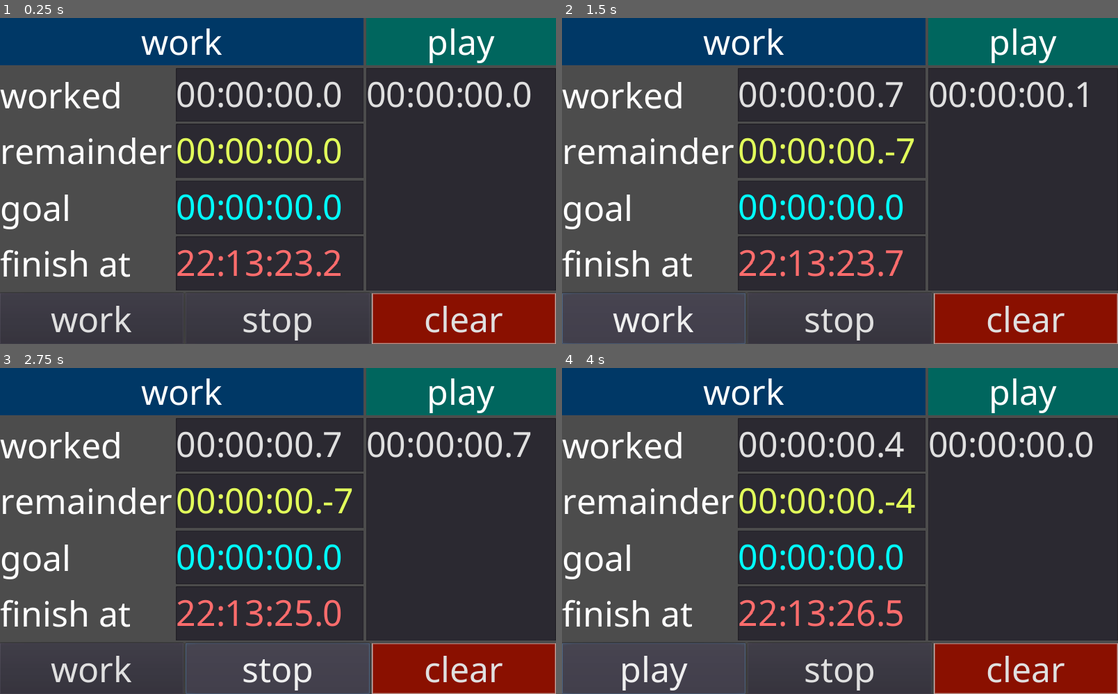
Above: before the commit, frames 1-4 (two rows, left to right).
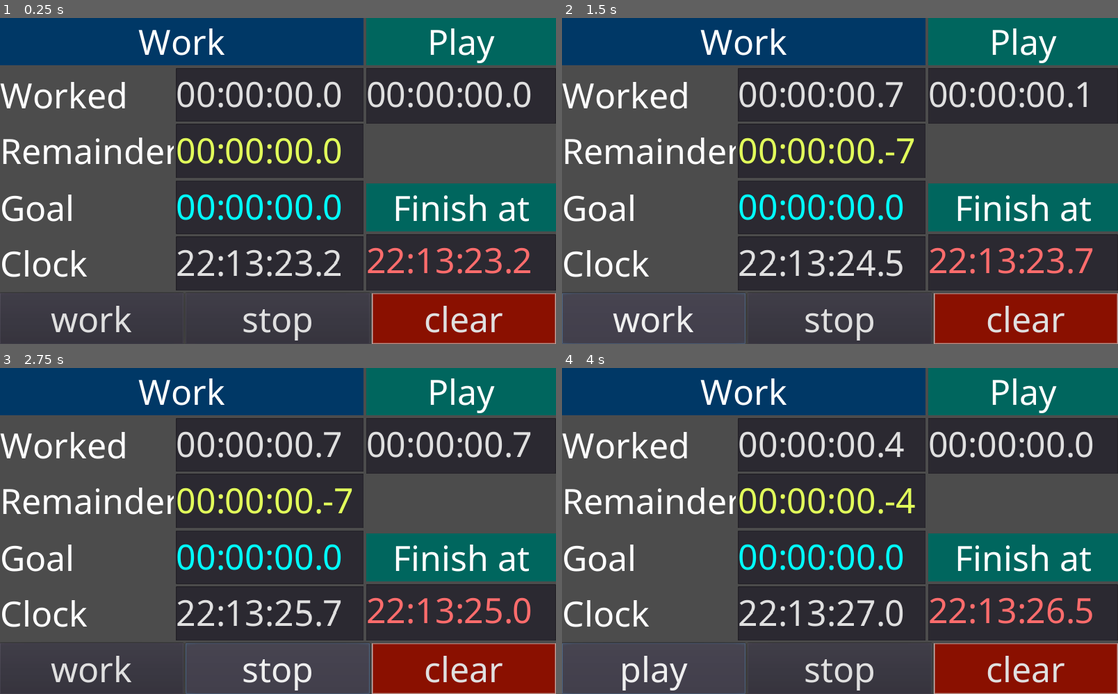
Above: after the commit, the same moments.

Repository: Streq/workplaytimer
Game: Godot game, scene res://main.tscn
The game is run twice, just before and just after one commit, with the same random seed, the same clock (stepped at 60 frames per second) and the same inputs.
Inputs:
- Up to frame 1 (0.25 s): no input
- Up to frame 2 (1.5 s): click "work" at 0.5 s; click "play" at 1.25 s
- Up to frame 3 (2.75 s): click "stop" at 2 s
- Up to frame 4 (4 s): click "clear" at 2.75 s; click "work" at 3.5 s

The runs differ from the first frame. In frame 1, 17% of the frame differs, in the area x 0-100%, y 3-80%; in frame 2, 17%; in frame 3, 17%; in frame 4, 17%.

Commit message:
NOW clock added

Diff:
--- a/expected_finish.gd
+++ b/expected_finish.gd
@@ -6,6 +6,8 @@
 onready var timer = get_node(timer_path)
 export var goal_path : NodePath
 onready var goal = get_node(goal_path)
+export var now_path : NodePath
+onready var now = get_node(now_path)
 
 
 func _process(delta: float) -> void:
@@ -15,10 +17,6 @@
 	timer.connect("started",self,"set_process",[false])
 	timer.connect("stopped",self,"set_process",[true])
 	goal.connect("updated",self,"update_time")
+
 func update_time():
-	var msecs_now = Global.from_text(Time.get_time_string_from_system())
-	#for subsecond precision, sucks I know
-	var seconds = Time.get_unix_time_from_system()
-	msecs_now += int(seconds*1000.0)%1000
-	var msecs_remaining = msecs_now + remainder.msec
-	text = Global.to_text_wrap_hours(msecs_remaining)
+	text = Global.to_text_wrap_hours(now.msec + remainder.msec)
--- a/main.tscn
+++ b/main.tscn
@@ -6,6 +6,7 @@
 [ext_resource path="res://assets/fonts/NotoSans-Regular.ttf" type="DynamicFontData" id=4]
 [ext_resource path="res://work_goal.gd" type="Script" id=5]
 [ext_resource path="res://expected_finish.gd" type="Script" id=6]
+[ext_resource path="res://now.gd" type="Script" id=7]
 
 [sub_resource type="DynamicFont" id=5]
 font_data = ExtResource( 4 )
@@ -76,8 +77,9 @@
 margin_right = 670.0
 margin_bottom = 88.0
 custom_styles/normal = SubResource( 3 )
-text = "work"
+text = "Work"
 align = 1
+clip_text = true
 
 [node name="HBoxContainer" type="HBoxContainer" parent="VBoxContainer/HBoxContainer/VBoxContainer"]
 margin_top = 92.0
@@ -91,7 +93,8 @@
 margin_right = 320.0
 margin_bottom = 93.0
 rect_min_size = Vector2( 320, 0 )
-text = "worked"
+text = "Worked"
+clip_text = true
 
 [node name="work_timer" parent="VBoxContainer/HBoxContainer/VBoxContainer/HBoxContainer" instance=ExtResource( 3 )]
 unique_name_in_owner = true
@@ -116,7 +119,8 @@
 margin_right = 320.0
 margin_bottom = 94.0
 rect_min_size = Vector2( 320, 0 )
-text = "remainder"
+text = "Remainder"
+clip_text = true
 
 [node name="work_remainder" type="TextEdit" parent="VBoxContainer/HBoxContainer/VBoxContainer/HBoxContainer2"]
 unique_name_in_owner = true
@@ -144,7 +148,8 @@
 margin_right = 320.0
 margin_bottom = 93.0
 rect_min_size = Vector2( 320, 0 )
-text = "goal"
+text = "Goal"
+clip_text = true
 
 [node name="work_goal" type="TextEdit" parent="VBoxContainer/HBoxContainer/VBoxContainer/HBoxContainer3"]
 unique_name_in_owner = true
@@ -171,13 +176,67 @@
 margin_right = 320.0
 margin_bottom = 94.0
 rect_min_size = Vector2( 320, 0 )
-text = "finish at"
-
-[node name="expected_finish" type="TextEdit" parent="VBoxContainer/HBoxContainer/VBoxContainer/HBoxContainer4"]
+text = "Clock"
+clip_text = true
+
+[node name="now" type="TextEdit" parent="VBoxContainer/HBoxContainer/VBoxContainer/HBoxContainer4"]
 unique_name_in_owner = true
 margin_left = 324.0
 margin_right = 670.0
 margin_bottom = 100.0
+hint_tooltip = "Current time"
+size_flags_horizontal = 3
+size_flags_vertical = 3
+text = "00:00:00"
+script = ExtResource( 7 )
+
+[node name="VBoxContainer2" type="VBoxContainer" parent="VBoxContainer/HBoxContainer"]
+margin_left = 674.0
+margin_right = 1024.0
+margin_bottom = 502.0
+rect_min_size = Vector2( 350, 0 )
+size_flags_vertical = 3
+alignment = 1
+
+[node name="Label" type="Label" parent="VBoxContainer/HBoxContainer/VBoxContainer2"]
+margin_right = 350.0
+margin_bottom = 88.0
+custom_styles/normal = SubResource( 4 )
+text = "Play"
+align = 1
+clip_text = true
+
+[node name="play_timer" parent="VBoxContainer/HBoxContainer/VBoxContainer2" instance=ExtResource( 3 )]
+unique_name_in_owner = true
+margin_top = 92.0
+margin_right = 350.0
+margin_bottom = 195.0
+hint_tooltip = "This is the time you've spent NOT working"
+size_flags_horizontal = 3
+size_flags_vertical = 3
+
+[node name="play_timer2" type="Control" parent="VBoxContainer/HBoxContainer/VBoxContainer2"]
+margin_top = 199.0
+margin_right = 350.0
+margin_bottom = 302.0
+hint_tooltip = "This is the time you've spent NOT working"
+size_flags_horizontal = 3
+size_flags_vertical = 3
+
+[node name="Label2" type="Label" parent="VBoxContainer/HBoxContainer/VBoxContainer2"]
+margin_top = 306.0
+margin_right = 350.0
+margin_bottom = 394.0
+custom_styles/normal = SubResource( 4 )
+text = "Finish at"
+align = 1
+clip_text = true
+
+[node name="expected_finish" type="TextEdit" parent="VBoxContainer/HBoxContainer/VBoxContainer2"]
+unique_name_in_owner = true
+margin_top = 398.0
+margin_right = 350.0
+margin_bottom = 502.0
 hint_tooltip = "This is the time you are expected to finish at,
 provided you don't take any breaks"
 size_flags_horizontal = 3
@@ -185,33 +244,10 @@
 custom_colors/font_color = Color( 1, 0.427451, 0.427451, 1 )
 text = "00:00:00"
 script = ExtResource( 6 )
-remainder_path = NodePath("../../HBoxContainer2/work_remainder")
-timer_path = NodePath("../../HBoxContainer/work_timer")
-goal_path = NodePath("../../HBoxContainer3/work_goal")
-
-[node name="VBoxContainer2" type="VBoxContainer" parent="VBoxContainer/HBoxContainer"]
-margin_left = 674.0
-margin_right = 1024.0
-margin_bottom = 502.0
-rect_min_size = Vector2( 350, 0 )
-size_flags_vertical = 3
-alignment = 1
-
-[node name="Label" type="Label" parent="VBoxContainer/HBoxContainer/VBoxContainer2"]
-margin_right = 350.0
-margin_bottom = 88.0
-custom_styles/normal = SubResource( 4 )
-text = "play"
-align = 1
-
-[node name="play_timer" parent="VBoxContainer/HBoxContainer/VBoxContainer2" instance=ExtResource( 3 )]
-unique_name_in_owner = true
-margin_top = 92.0
-margin_right = 350.0
-margin_bottom = 502.0
-hint_tooltip = "This is the time you've spent NOT working"
-size_flags_horizontal = 3
-size_flags_vertical = 3
+remainder_path = NodePath("../../VBoxContainer/HBoxContainer2/work_remainder")
+timer_path = NodePath("../../VBoxContainer/HBoxContainer/work_timer")
+goal_path = NodePath("../../VBoxContainer/HBoxContainer3/work_goal")
+now_path = NodePath("../../VBoxContainer/HBoxContainer4/now")
 
 [node name="HBoxContainer2" type="HBoxContainer" parent="VBoxContainer"]
 margin_top = 506.0
--- /dev/null
+++ b/now.gd
@@ -0,0 +1,14 @@
+extends TextEdit
+signal updated()
+
+var msec := 0
+
+func _process(delta: float) -> void:
+	update_time()
+
+func update_time():
+	var now_sec = Global.from_text(Time.get_time_string_from_system())
+	#for subsecond precision, sucks I know
+	var now_sub_msec = int(Time.get_unix_time_from_system()*1000.0)%1000
+	msec = now_sec + now_sub_msec
+	text = Global.to_text_wrap_hours(msec)
Not shown: 1 places in main.tscn that only renumber resources
